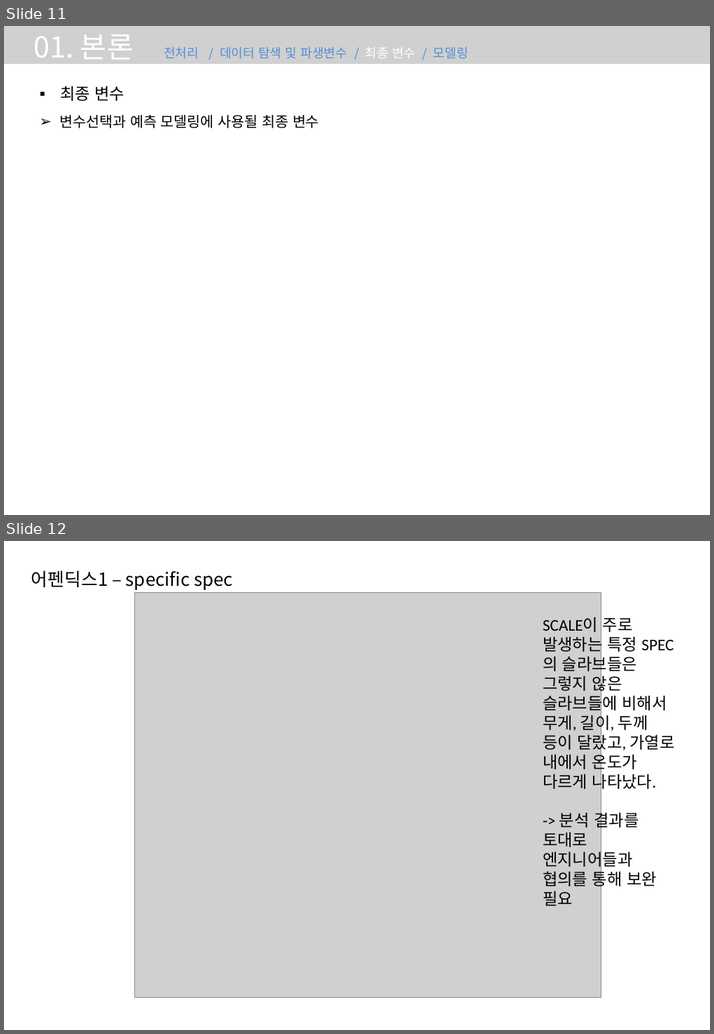
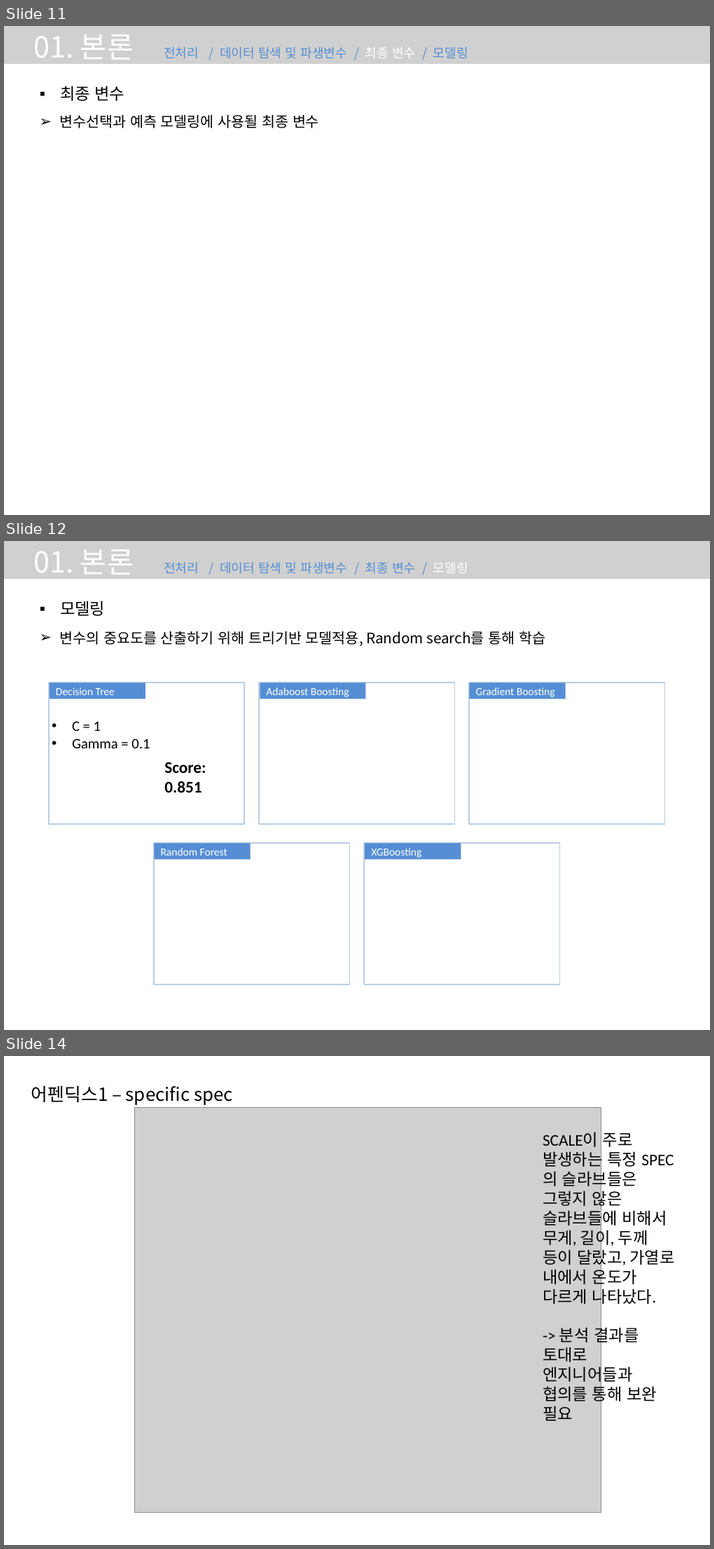
Before and after one commit to InkyunMoon/-----, a slide deck: 스케일 불량요인 파악과 개선기회 도출.pptx. Shown one above the other, each under a label of ours: slides 11 and 12 before the commit, slides 11, 12 and 14 after it; the slides between them are not shown. The pictures are 714x1034 and 714x1549 pixels, drawn with LibreOffice and Linux fonts; fonts in the diff are those of the drawing; grey boxes stand for pictures. Boxes give left, top, right and bottom in pixels: in the first picture for what was removed or moved away, otherwise in the second. Text is boxed around its words. In the diff, an @@ line names an element or a change of style, - is before the commit and + after.

Commit message:
모델링 진행중

```diff
--- a/스케일 불량요인 파악과 개선기회 도출.pptx
+++ b/스케일 불량요인 파악과 개선기회 도출.pptx
@@ slide 12 added at (x1=4, y1=541, x2=710, y2=1030), background #FFFFFF @@
@@ picture added at (x1=4, y1=541, x2=710, y2=579) @@
@@ text added at (x1=33, y1=549, x2=468, y2=580), 14 pt, text #558ED5 @@
+01. 본론 전처리 / 데이터 탐색 및 파생변수 / 최종 변수 / 모델링
@@ text added at (x1=60, y1=600, x2=105, y2=616), 18 pt, text #000000 @@
+▪ 모델링
@@ text added at (x1=60, y1=631, x2=545, y2=646), 16 pt, text #000000 @@
+➢ 변수의 중요도를 산출하기 위해 트리기반 모델적용, Random search를 통해 학습
@@ rectangle added at (x1=49, y1=683, x2=244, y2=825), outline #B9CDE5 1.5 pt @@
@@ rectangle added at (x1=50, y1=683, x2=145, y2=699), fill #558ED5, 12 pt, text #FFFFFF @@
+Decision Tree
@@ rectangle added at (x1=259, y1=683, x2=455, y2=825), outline #B9CDE5 1.5 pt @@
@@ rectangle added at (x1=260, y1=683, x2=366, y2=699), fill #558ED5, 12 pt, text #FFFFFF @@
+Adaboost Boosting
@@ rectangle added at (x1=469, y1=683, x2=665, y2=825), outline #B9CDE5 1.5 pt @@
@@ rectangle added at (x1=469, y1=683, x2=565, y2=699), fill #558ED5, 12 pt, text #FFFFFF @@
+Gradient Boosting
@@ free added at (x1=52, y1=717, x2=156, y2=785), 16 pt, text #000000 @@
+• C = 1
+• Gamma = 0.1
@@ text added at (x1=164, y1=761, x2=206, y2=792), 18 pt, text #000000, bold @@
+Score:
+0.851
@@ rectangle added at (x1=154, y1=843, x2=349, y2=985), outline #B9CDE5 1.5 pt @@
@@ rectangle added at (x1=154, y1=843, x2=250, y2=859), fill #558ED5, 12 pt, text #FFFFFF @@
+Random Forest
@@ rectangle added at (x1=364, y1=843, x2=560, y2=985), outline #B9CDE5 1.5 pt @@
@@ rectangle added at (x1=365, y1=843, x2=460, y2=859), fill #558ED5, 12 pt, text #FFFFFF @@
+XGBoosting
@@ what was slide 12 is now slide 14 @@
```
Also in this commit, not shown: 1 other slide added, 2 other files.
